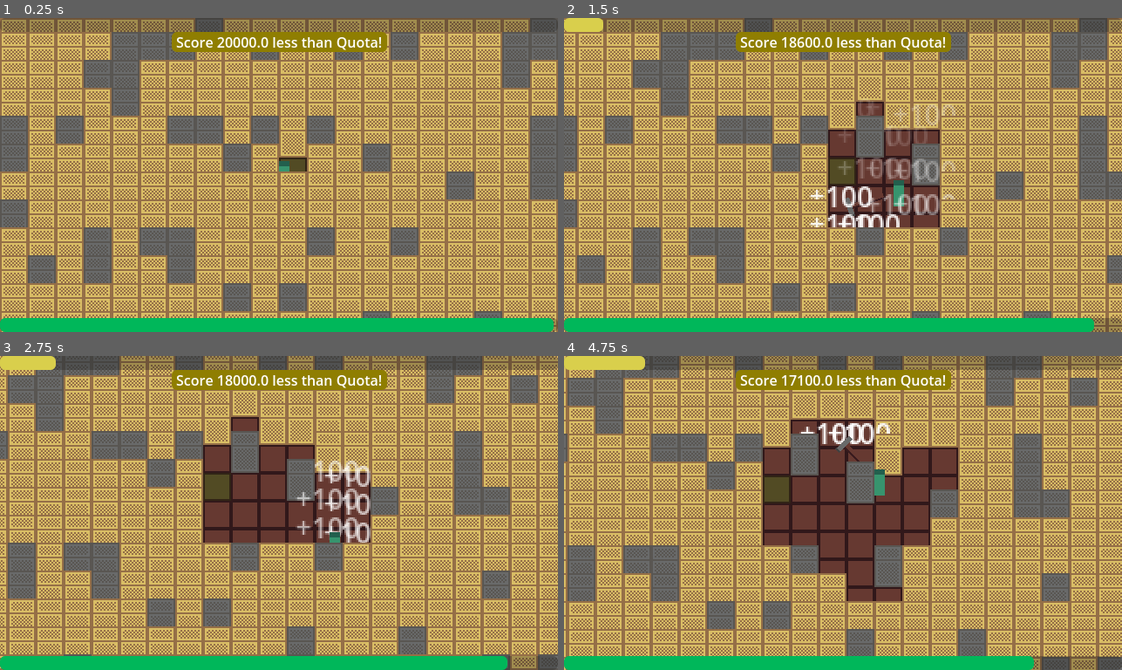
Above: before the commit, frames 1-4 (two rows, left to right).
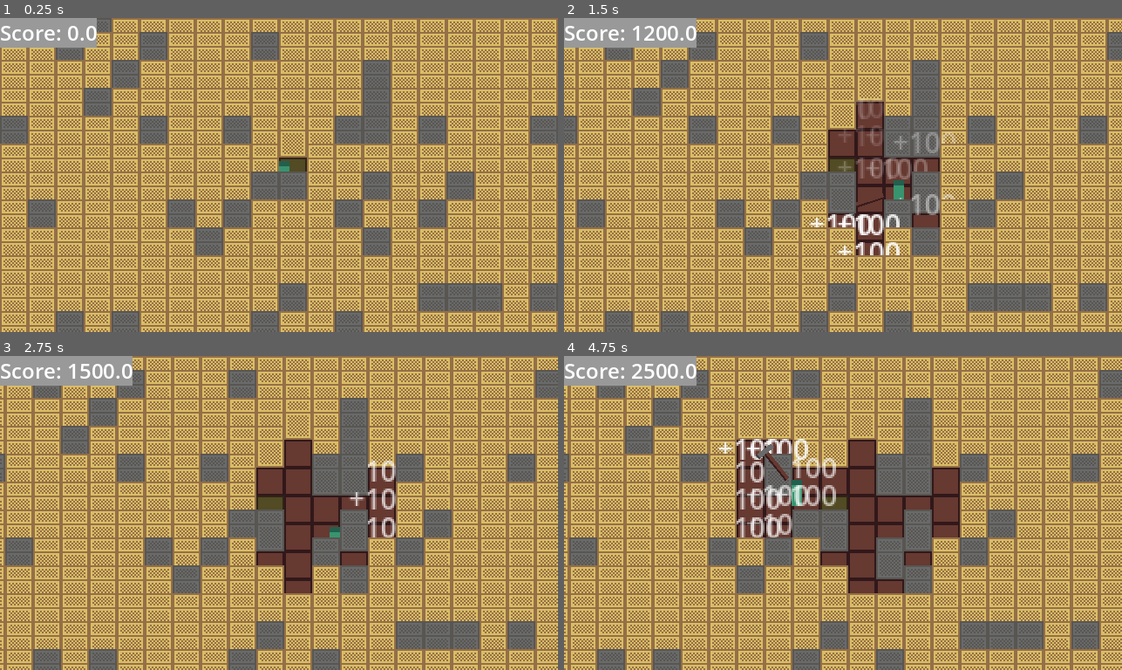
Above: after the commit, the same moments.

Repository: shuofsin/notsowingsimulator
Game: Godot game, scene res://Scenes/Worlds/test_world.tscn
The game is run twice, just before and just after one commit, with the same random seed, the same clock (stepped at 60 frames per second) and the same inputs.
Inputs (mouse positions are in pixels of both pictures, inside the frame that each line leads up to):
- Up to frame 1 (0.25 s): no input
- Up to frame 2 (1.5 s): move the mouse to (965, 159) at 0.52 s; hold D (move_right) 0.53-1.28 s; click (965, 159) at 0.6 s; move the mouse to (731, 190) at 1.27 s; hold S (move_down) from 1.28 s (still down); click (731, 190) at 1.35 s
- Up to frame 3 (2.75 s): move the mouse to (334, 443) at 2.02 s; release S (move_down) at 2.03 s; hold D (move_right) from 2.03 s (still down); click (334, 443) at 2.1 s
- Up to frame 4 (4.75 s): move the mouse to (815, 575) at 2.77 s; release D (move_right) at 2.78 s; hold W (move_up) 2.78-3.53 s; click (815, 575) at 2.85 s; move the mouse to (1010, 560) at 3.52 s; hold A (move_left) from 3.53 s (still down); click (1010, 560) at 3.6 s; move the mouse to (675, 465) at 4.27 s; click (675, 465) at 4.35 s

The runs differ from the first frame. In frame 1, 35% of the frame differs, in the area x 0-100%, y 0-100%; in frame 2, 36%; in frame 3, 71%; in frame 4, 72%.

Commit message:
Changed genre

Diff:
--- a/Scenes/Enemy/temp_phantom.tscn
+++ b/Scenes/Enemy/temp_phantom.tscn
@@ -39,7 +39,7 @@
 MAX_HEALTH = 30
 
 [node name="HealthboxComponent" parent="." node_paths=PackedStringArray("health_component") instance=ExtResource("3_tyt81")]
-collision_layer = 4
+collision_layer = 0
 collision_mask = 0
 health_component = NodePath("../HealthComponent")
 
--- a/Scenes/GUI/score.tscn
+++ b/Scenes/GUI/score.tscn
@@ -29,7 +29,6 @@
 
 [node name="ScoreLabel" type="Label" parent="."]
 unique_name_in_owner = true
-visible = false
 offset_right = 40.0
 offset_bottom = 23.0
 theme_override_font_sizes/font_size = 24
@@ -52,6 +51,7 @@
 
 [node name="ScoreBar" type="ProgressBar" parent="."]
 unique_name_in_owner = true
+visible = false
 anchors_preset = 10
 anchor_right = 1.0
 offset_bottom = 16.0
@@ -61,6 +61,7 @@
 
 [node name="ScoreQuotaLabel" type="Label" parent="."]
 unique_name_in_owner = true
+visible = false
 anchors_preset = 5
 anchor_left = 0.5
 anchor_right = 0.5
--- a/Scenes/Worlds/test_world.tscn
+++ b/Scenes/Worlds/test_world.tscn
@@ -1,11 +1,9 @@
-[gd_scene load_steps=7 format=3 uid="uid://c7ptemw8vksl2"]
+[gd_scene load_steps=5 format=3 uid="uid://c7ptemw8vksl2"]
 
 [ext_resource type="PackedScene" uid="uid://x631a46ouifa" path="res://Scenes/Player/player.tscn" id="2_5e1ne"]
 [ext_resource type="PackedScene" uid="uid://fwc5p5v7t2p6" path="res://Scenes/Environment/temp_tile_map.tscn" id="2_y6sxc"]
 [ext_resource type="PackedScene" uid="uid://dtfp4qw160bvq" path="res://Scenes/GUI/score.tscn" id="3_y6sxc"]
-[ext_resource type="PackedScene" uid="uid://dmgrwini44fpl" path="res://Scenes/GUI/time_bar.tscn" id="4_ithxq"]
 [ext_resource type="PackedScene" uid="uid://cn1w4kus6mpxe" path="res://Scenes/Enemy/phantom_spawner.tscn" id="5_e00x7"]
-[ext_resource type="PackedScene" uid="uid://dom5n6h1hyxmo" path="res://Scenes/GUI/upgrade_screen.tscn" id="6_v1u5s"]
 
 [node name="TestWorld" type="Node2D"]
 y_sort_enabled = true
@@ -18,10 +16,4 @@
 
 [node name="TempTileMap" parent="." instance=ExtResource("2_y6sxc")]
 
-[node name="TimeBar" parent="." instance=ExtResource("4_ithxq")]
-total_time = 10.0
-
 [node name="PhantomSpawner" parent="." instance=ExtResource("5_e00x7")]
-
-[node name="UpgradeScreen" parent="." instance=ExtResource("6_v1u5s")]
-visible = false
--- a/Scripts/Enemy/phantom_spawner.gd
+++ b/Scripts/Enemy/phantom_spawner.gd
@@ -1,7 +1,7 @@
 extends Node2D
 
 var spawn_timer: float
-var time_between_spawns: float = 3.0
+var time_between_spawns: float = 4.0
 var phantom: PackedScene = preload("res://Scenes/Enemy/temp_phantom.tscn")
 var viewport_size: Vector2 = Vector2(640, 360)
 enum SIDES {LEFT, RIGHT, DOWN, UP}
@@ -35,3 +35,4 @@
 			new_phantom.global_position = Vector2(new_x, extents.down + 16)
 		get_parent().add_child(new_phantom)
 		spawn_timer = time_between_spawns
+		time_between_spawns = time_between_spawns * 0.99
--- a/Scripts/Enemy/temp_phantom.gd
+++ b/Scripts/Enemy/temp_phantom.gd
@@ -24,10 +24,10 @@
 		queue_free()
 
 	timer -= delta
-	if timer <= 0:
-		var tween = create_tween()
-		tween.tween_property(self, "modulate:a", 0, 3)
-		tween.finished.connect(queue_free)
+	#if timer <= 0:
+	#	var tween = create_tween()
+	#	tween.tween_property(self, "modulate:a", 0, 3)
+	#	tween.finished.connect(queue_free)
 
 func _body_has_entered(_body_entered: Node2D):
 	if _body_entered is Player:
--- a/Scripts/Environment/temp_tile_map.gd
+++ b/Scripts/Environment/temp_tile_map.gd
@@ -5,6 +5,7 @@
 var block_scene: PackedScene = preload("res://Scenes/Environment/temp_block.tscn")
 var rock_scene: PackedScene = preload("res://Scenes/Environment/temp_rock.tscn")
 var block_health: int = 10;
+const ROCK_CHANCE: float = 0.2
 
 func _ready() -> void:
 	Global.map = self
@@ -35,18 +36,15 @@
 				continue
 			if cell_coords == player_position:
 				set_cell(cell_coords, 0, Vector2i(2, 0), 0)
-				continue
-			if randi_range(0, 4) == 0:
+			elif randi_range(0, int(1/ROCK_CHANCE)) == 0:
 				set_cell(cell_coords, 0, Vector2i(3, 0), 0)
 				var new_rock: StaticBody2D = rock_scene.instantiate()
 				new_rock.global_position = to_global(map_to_local(cell_coords))
 				get_parent().add_child.call_deferred(new_rock)
-				continue
-
-			set_cell(cell_coords, 0, Vector2i(0, 0), 0)
-			var new_block: StaticBody2D = block_scene.instantiate()
-			new_block.global_position = to_global(map_to_local(cell_coords))
-			new_block.cell_position = cell_coords
-			new_block.health = block_health;
-			get_parent().add_child.call_deferred(new_block)
-			continue
+			else:
+				set_cell(cell_coords, 0, Vector2i(0, 0), 0)
+				var new_block: StaticBody2D = block_scene.instantiate()
+				new_block.global_position = to_global(map_to_local(cell_coords))
+				new_block.cell_position = cell_coords
+				new_block.health = block_health;
+				get_parent().add_child.call_deferred(new_block)
--- a/Scripts/Player/player.gd
+++ b/Scripts/Player/player.gd
@@ -9,6 +9,7 @@
 }
 
 var speed: float = stats.speed * 50.0
+var base_tool_damage: float = 10.0
 var total_swing_time: float = (1/stats.swing_speed) * 0.4
 var swing_number: int = 0
 var MAX_SWINGS: int = 3
@@ -30,7 +31,7 @@
 	speed = stats.speed * 50.0
 	total_swing_time = (1/stats.swing_speed) * 0.4
 	hitbox_small.scale = Vector2(stats.tool_scale, stats.tool_scale)
-	hitbox_small.attack.attack_damage = 10.0 * stats.tool_damage
+	hitbox_small.attack.attack_damage = base_tool_damage * stats.tool_damage
 
 func _physics_process(delta: float) -> void:
 	var direction = Input.get_vector("move_left", "move_right", "move_up", "move_down")
--- a/Scripts/System/global.gd
+++ b/Scripts/System/global.gd
@@ -1,10 +1,10 @@
 extends Node
 
 var score: float = 0;
-var quota: float = 20000;
+var quota: float = 1500;
 var player: Player
 var map: Map
 var state: String = "game"
 var spawner: Node2D
-var phantom_health: int = 10000
+var phantom_health: int = 10
 var time: float = 30
Not shown, changed: README.md
